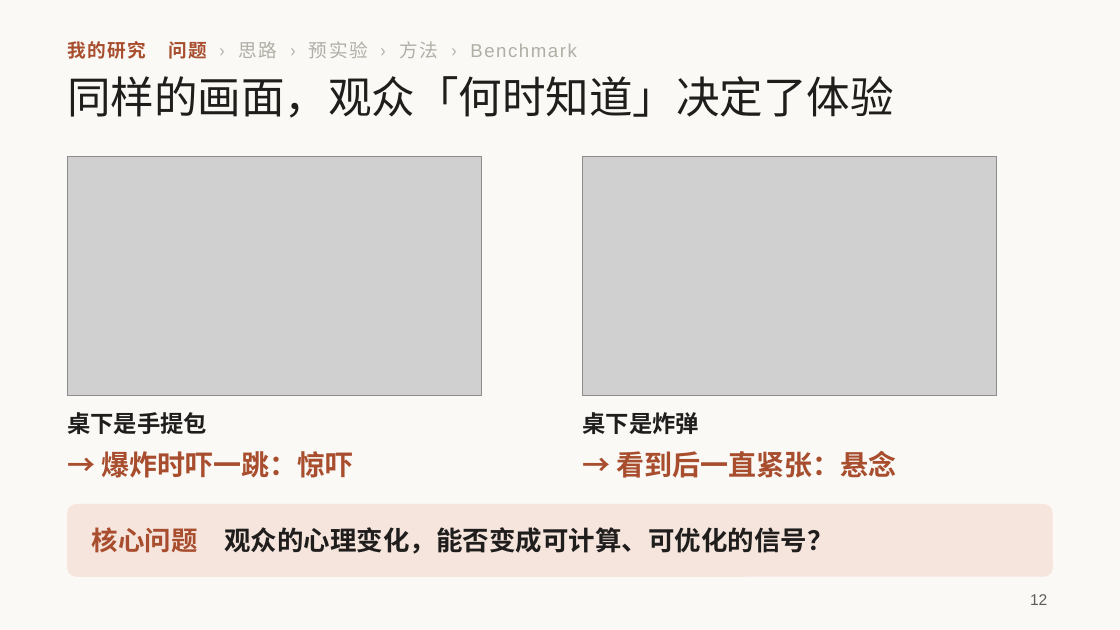
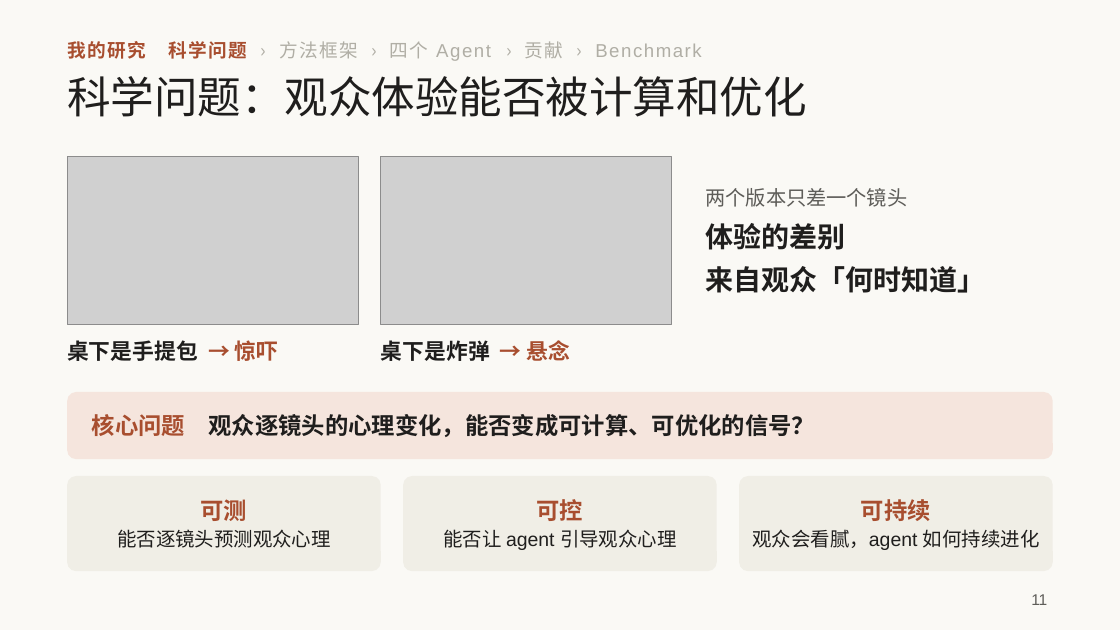
Before and after one commit to irving-2222/ICML, a slide deck: slide 11 of talk/研究分享_从多智能体协作到自进化.pptx (slide 12 before the commit). Drawn at 1120x630 pixels with LibreOffice and Linux fonts; fonts in the diff are those of the drawing; grey boxes stand for pictures. Boxes give left, top, right and bottom in pixels: in the first picture for what was removed or moved away, otherwise in the second. Text is boxed around its words. In the diff, an @@ line names an element or a change of style, - is before the commit and + after.

```diff
--- a/talk/研究分享_从多智能体协作到自进化.pptx
+++ b/talk/研究分享_从多智能体协作到自进化.pptx
@@ text at (x1=67, y1=41, x2=702, y2=61): text changed @@
-我的研究 问题 › 思路 › 预实验 › 方法 › Benchmark
+我的研究 科学问题 › 方法框架 › 四个 Agent › 贡献 › Benchmark
@@ title at (x1=67, y1=76, x2=806, y2=117): text changed @@
-同样的画面，观众「何时知道」决定了体验
+科学问题：观众体验能否被计算和优化
@@ picture resized from (x1=67, y1=157, x2=482, y2=395) to (x1=67, y1=157, x2=358, y2=325) @@
@@ picture resized from (x1=582, y1=157, x2=997, y2=395) to (x1=381, y1=157, x2=672, y2=325) @@
@@ text added at (x1=706, y1=188, x2=986, y2=293), 18 pt, text #1F1E1D, bold @@
+两个版本只差一个镜头
+体验的差别
+来自观众「何时知道」
@@ text at (x1=67, y1=340, x2=279, y2=361): text changed; size 15 to 14 pt @@
-桌下是手提包
+桌下是手提包 → 惊吓
@@ text at (x1=381, y1=340, x2=571, y2=361): text changed; size 15 to 14 pt @@
-桌下是炸弹
+桌下是炸弹 → 悬念
@@ rounded rectangle resized from (x1=67, y1=504, x2=1053, y2=577) to (x1=67, y1=392, x2=1053, y2=459) @@
@@ rounded rectangle at (x1=67, y1=392, x2=1053, y2=459): proportions changed @@
@@ text at (x1=92, y1=414, x2=815, y2=437): text changed; size 17 to 15 pt @@
-核心问题 观众的心理变化，能否变成可计算、可优化的信号？
+核心问题 观众逐镜头的心理变化，能否变成可计算、可优化的信号？
@@ rounded rectangle added at (x1=67, y1=476, x2=381, y2=571), fill #F0EEE6 @@
@@ text removed at (x1=102, y1=451, x2=354, y2=478) @@
-→ 爆炸时吓一跳：惊吓
@@ rounded rectangle added at (x1=403, y1=476, x2=717, y2=571), fill #F0EEE6 @@
@@ text removed at (x1=617, y1=451, x2=897, y2=478) @@
-→ 看到后一直紧张：悬念
@@ rounded rectangle added at (x1=739, y1=476, x2=1053, y2=571), fill #F0EEE6 @@
@@ text added at (x1=117, y1=499, x2=331, y2=548), 12.5 pt, text #1F1E1D @@
+可测
+能否逐镜头预测观众心理
@@ text added at (x1=443, y1=499, x2=677, y2=550), 12.5 pt, text #1F1E1D @@
+可控
+能否让 agent 引导观众心理
@@ text added at (x1=752, y1=499, x2=1040, y2=550), 12.5 pt, text #1F1E1D @@
+可持续
+观众会看腻，agent 如何持续进化
@@ page number at (x1=1031, y1=594, x2=1047, y2=605): text changed @@
-12
+11
```
Also in this commit, not shown: 5 other slides changed, 3 slides added, 4 slides removed, 1 other file.
